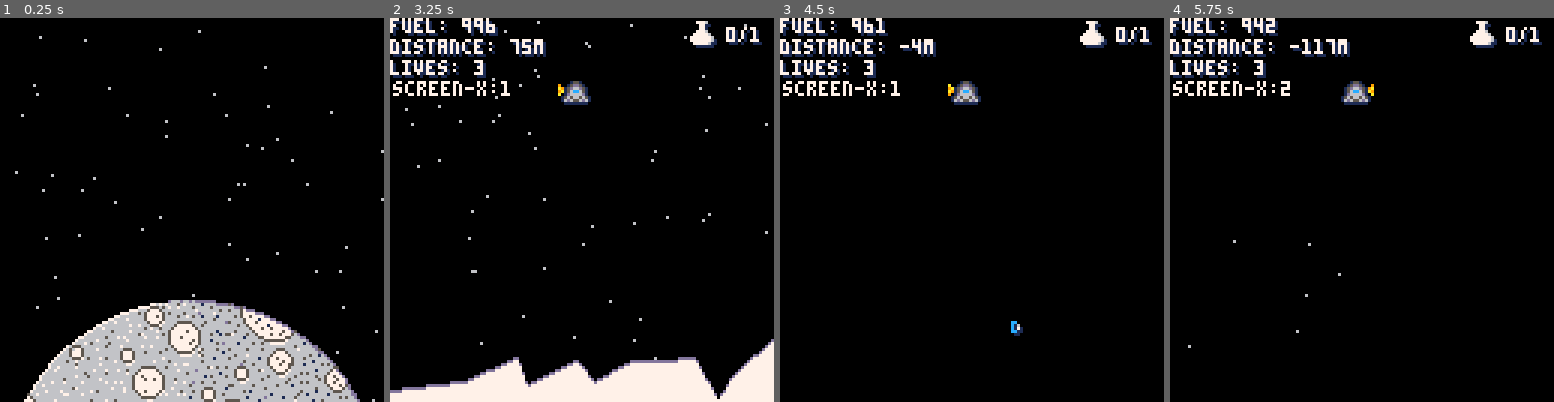
Above: before the commit, frames 1-4 (left to right).
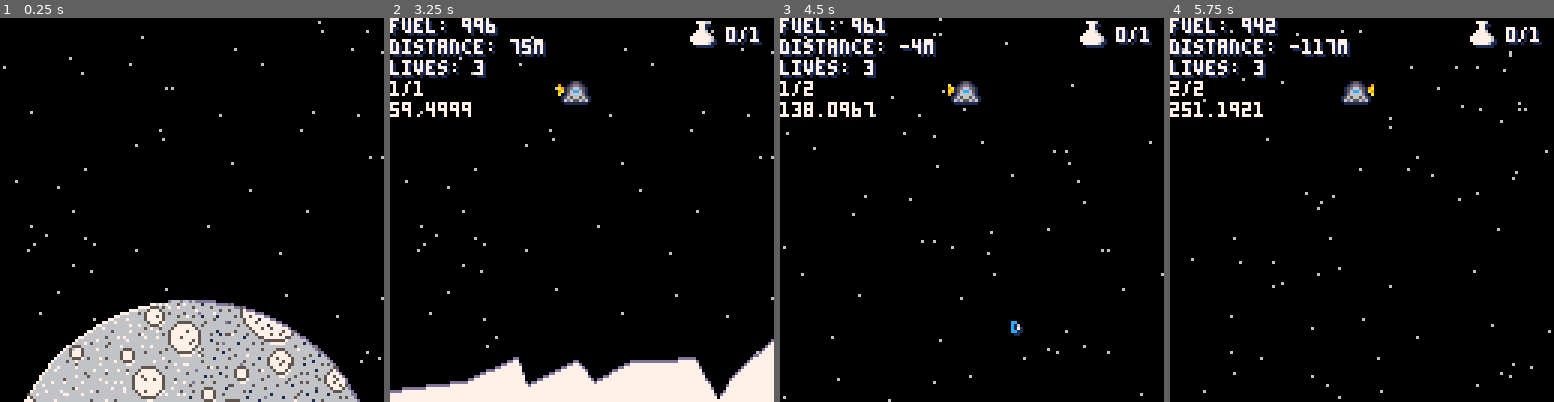
Above: after the commit, the same moments.

Repository: lewsid/moon-missions
Game: PICO-8 cartridge munlander.p8
Same seed, same stepped clock (60 frames per second), same inputs: the game is played once before the commit and once after it.
Inputs:
- Up to frame 1 (0.25 s): no input
- Up to frame 2 (3.25 s): tap X (X key) at 1.07, 2.07, 2.4, 2.73, 3.07 s; hold Left 1.97-2.37 s; hold Right from 2.87 s (still down)
- Up to frame 3 (4.5 s): tap X (X key) every 0.33 s from 3.4 to 4.4 s; release Right at 3.53 s; hold Up 3.58-4.08 s; hold Right from 4.13 s (still down)
- Up to frame 4 (5.75 s): release Right at 4.53 s; tap X (X key) every 0.33 s from 4.73 to 5.73 s; hold Left from 5.13 s (still down)

The runs differ from the first frame. In frame 1, 0.6% of the frame differs, in the area x 0-100%, y 0-100%; in frame 2, 1.4%, in the area x 0-100%, y 0-90%; in frame 3, 1.3%; in frame 4, 1.4%.

Commit message:
star rending matrix renderer g2g

Diff:
--- a/munlander.p8
+++ b/munlander.p8
@@ -92,6 +92,7 @@
 
 function init_config()
  	config={
+ 		stars_per_screen=60,
 		start_fuel=1000,
 		base_ground=110,
 		gravity=.02,
@@ -303,24 +304,38 @@
 	end
 end
 
---initialize matrix of stars
+--initialize matrix of stars based on current position
 function init_stars()
-	if(stars[screen_x]==nil) then
-		for s_x=1,screen_x do
-	    	if(stars[s_x]==nil) do
-				stars[s_x]={}
+	--9 screens surrounding the player
+	for star_screen_x=max(screen_x-1,1),max(screen_x-1,1)+2 do
+		for star_screen_y=max(screen_y-1,1),max(screen_y-1,1)+2 do
+
+			if(stars[star_screen_x]==nil) then
+				stars[star_screen_x]={}
 			end
 
-			for s_y=1,screen_y do
-				if(stars[s_x][s_y]==nil) then
-					stars[s_x][s_y]={}
-					for i=1,60 do
-						--printh(i,'out.txt')
-						stars[s_x][s_y][i]={x=rnd(s_x*128),y=rnd(128)}
+	    	if(stars[star_screen_x][star_screen_y]==nil) do
+				stars[star_screen_x][star_screen_y]={}
+
+				for i=1,config.stars_per_screen do
+					ranx_x=nil
+					rand_y=nil
+
+					rand_x=flr(rnd(128))+(128*(star_screen_x-1))
+
+					if(star_screen_y==1) then
+						rand_y=flr(rnd(128))
+					else
+						rand_y=-(flr(rnd(128))
+							+(128*(star_screen_y-2)))
 					end
+
+					stars[star_screen_x][star_screen_y][i]
+						={x=rand_x,y=rand_y}
 				end
 			end
-	    end
+
+		end
 	end
 end
 
@@ -337,7 +352,7 @@
 		config.last_edge=0
 		death_points={}
  		ground_lines={}
- 		stars={}
+ 		--stars={}
  		pickups={}
  		init_stars()
 		init_ground()
@@ -627,7 +642,8 @@
 	print(config.collected.."/"..
 		#pickups,cam.x+112,cam.y+3,7)
 
-	print("screen-x:"..screen_x,cam.x+1,cam.y+21,7)
+	print(screen_x.."/"..screen_y,cam.x,cam.y+21,7)
+	print(ship.x,cam.x,cam.y+28,7)
 
 	--data icon (fill-up)
 	step=0
@@ -716,21 +732,19 @@
 end
 
 function draw_stars()
-	foreach(stars[screen_x][screen_y],draw_star)
+	--need to render the 9 screens around the player
+	for i=max(screen_x-1,1),max(screen_x-1,1)+2 do
+		for j=max(screen_y-1,1),max(screen_y-1,1)+2 do
+			foreach(stars[i][j],draw_star)
+		end
+	end
 end
 
 --twinkle twinkle
 function draw_star(star)
- 	--only draw stars on screen
-	if(star.x>=cam.x and
-	star.x<=cam.x+128 and
-	star.y>=cam.y and
-	star.y<=cam.y+128) then
-		--check for terrain and draw
-		if(pget(star.x,star.y)!=7 and
- 			pget(star.x,star.y)!=6) then
-			pset(star.x,star.y,6)
-		end
+ 	if(pget(star.x,star.y)!=7 and
+		pget(star.x,star.y)!=6) then
+		pset(star.x,star.y,6)
 	end
 end
 
